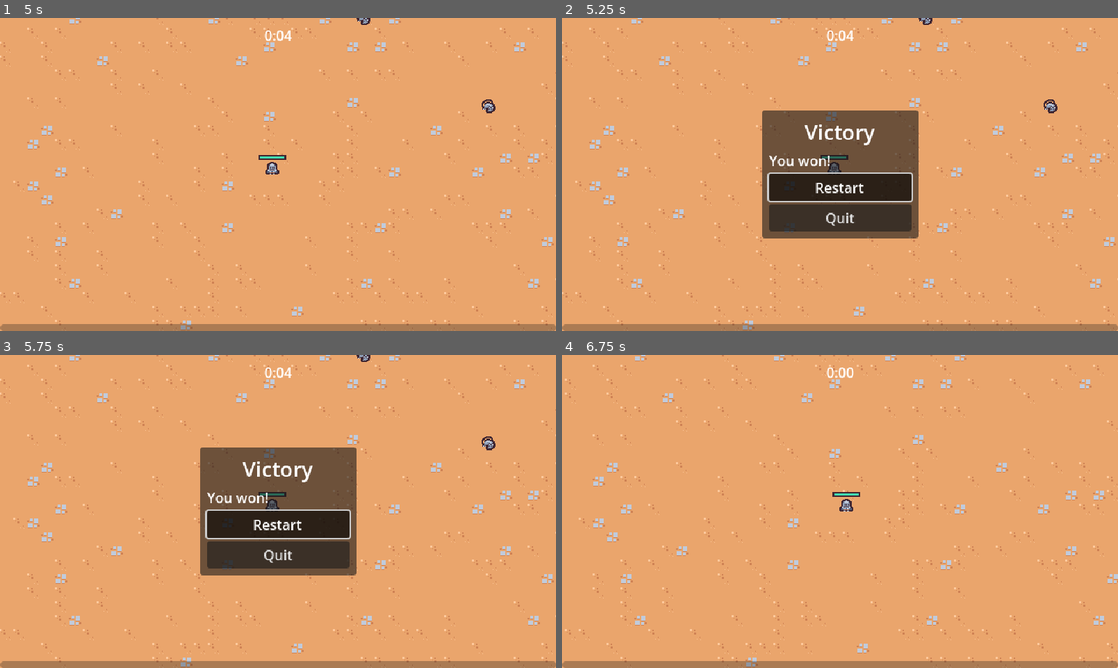
Above: before the commit, frames 1-4 (two rows, left to right).
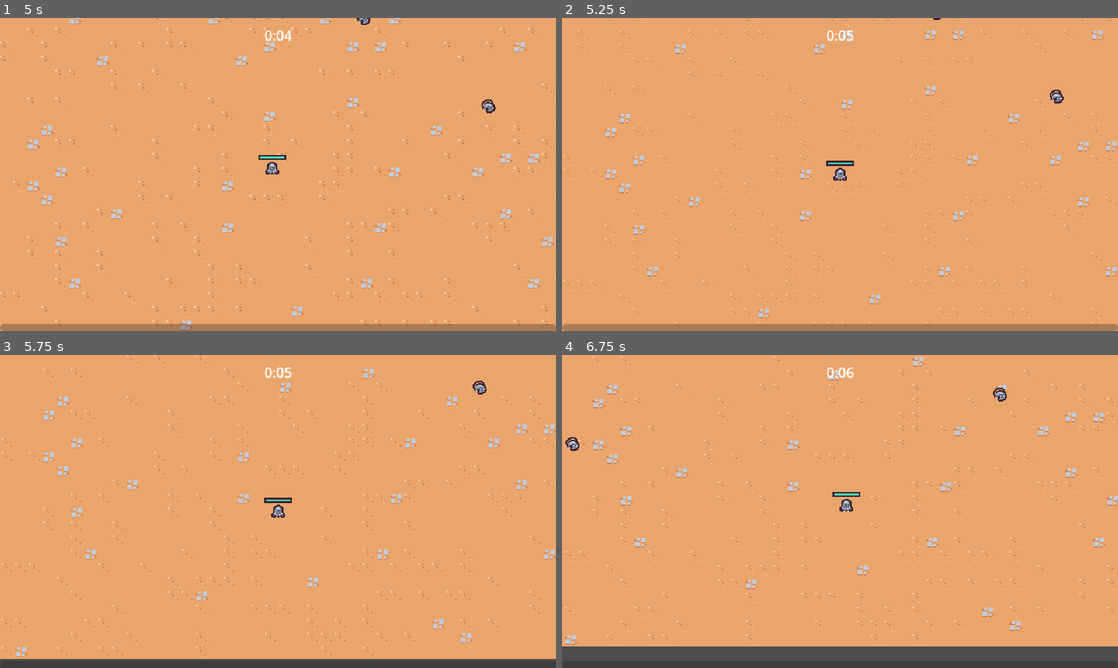
Above: after the commit, the same moments.

Repository: Ian-Ion/2d-survivors-course
Game: Godot game, scene res://scenes/main/main.tscn
The game is run twice, just before and just after one commit, with the same random seed, the same clock (stepped at 60 frames per second) and the same inputs.
Inputs (mouse positions are in pixels of both pictures, inside the frame that each line leads up to):
- Up to frame 1 (5 s): move the mouse to (400, 158) at 0.52 s; press the mouse at (400, 158) at 0.53 s; hold D (move_right) 0.53-1.28 s; move the mouse to (166, 190) at 1.27 s; release the mouse at (166, 190) at 1.28 s; hold S (move_down) 1.28-2.03 s; click (166, 190) at 1.35 s; move the mouse to (333, 105) at 2.02 s; press the mouse at (333, 105) at 2.03 s; hold D (move_right) 2.03-2.78 s; move the mouse to (250, 237) at 2.77 s; release the mouse at (250, 237) at 2.78 s; hold W (move_up) 2.78-3.53 s; click (250, 237) at 2.85 s; move the mouse to (444, 221) at 3.52 s; press the mouse at (444, 221) at 3.53 s; hold A (move_left) from 3.53 s (still down); move the mouse to (111, 127) at 4.27 s; release the mouse at (111, 127) at 4.28 s; click (111, 127) at 4.35 s
- Up to frame 2 (5.25 s): move the mouse to (867, 174) at 5.02 s; release A (move_left) at 5.03 s; press the mouse at (867, 174) at 5.03 s; hold S (move_down) from 5.03 s (still down)
- Up to frame 3 (5.75 s): keep holding S (move_down)
- Up to frame 4 (6.75 s): release S (move_down) at 5.75 s; release the mouse at (867, 511) at 5.75 s; click (840, 524) at 5.75 s, where only the run before the commit has a clickable "Restart"; move the mouse to (756, 433) at 6.52 s; hold D (move_right) from 6.53 s (still down); click (756, 433) at 6.6 s

Frame 1 is identical in both runs. In frame 2, 15% of the frame differs, in the area x 0-100%, y 0-100%; in frame 3, 18%; in frame 4, 11%.

Commit message:
Generify VictoryScreen as EndScreen

Diff:
--- /dev/null
+++ b/scenes/main/main.gd
@@ -0,0 +1,13 @@
+extends Node
+
+@export var end_screen_scene: PackedScene
+
+
+func _ready():
+	$"%Player".health_component.died.connect(on_player_died)
+
+
+func on_player_died():
+	var end_screen_instance = end_screen_scene.instantiate() as EndScreen
+	add_child(end_screen_instance)
+	end_screen_instance.set_defeat()
--- a/scenes/main/main.tscn
+++ b/scenes/main/main.tscn
@@ -1,16 +1,20 @@
-[gd_scene load_steps=10 format=4 uid="uid://c6q3wbxmht2ox"]
+[gd_scene load_steps=12 format=4 uid="uid://c6q3wbxmht2ox"]
 
 [ext_resource type="TileSet" uid="uid://crqs4dsym46lf" path="res://resources/tileset.tres" id="1_0ofmv"]
 [ext_resource type="PackedScene" uid="uid://ca7ti76008rx5" path="res://scenes/ui/arena_time_ui.tscn" id="1_feb07"]
 [ext_resource type="PackedScene" uid="uid://bci6wtfeyyq0k" path="res://scenes/game_object/game_camera/game_camera.tscn" id="1_jb45a"]
+[ext_resource type="Script" path="res://scenes/main/main.gd" id="1_jh8p4"]
 [ext_resource type="PackedScene" uid="uid://blunypxwo2aj6" path="res://scenes/manager/enemy_manager.tscn" id="1_llmcb"]
 [ext_resource type="PackedScene" uid="uid://vrhfp82ex7cn" path="res://scenes/game_object/player/player.tscn" id="1_ndkcf"]
 [ext_resource type="PackedScene" uid="uid://b2s2pr220lu1x" path="res://scenes/manager/arena_time_manager.tscn" id="2_40lpf"]
 [ext_resource type="PackedScene" uid="uid://bwdq5cl8u5tww" path="res://scenes/ui/experience_bar.tscn" id="2_eyi6e"]
+[ext_resource type="PackedScene" uid="uid://cxmwnajrj1lpg" path="res://scenes/ui/end_screen.tscn" id="2_vbuhb"]
 [ext_resource type="PackedScene" uid="uid://cow5gj7jqj6fn" path="res://scenes/manager/experience_manager.tscn" id="4_m17n5"]
 [ext_resource type="PackedScene" uid="uid://146qp0hkn4gk" path="res://scenes/manager/upgrade_manager.tscn" id="6_ychee"]
 
 [node name="Main" type="Node"]
+script = ExtResource("1_jh8p4")
+end_screen_scene = ExtResource("2_vbuhb")
 
 [node name="ArenaTimeUI" parent="." node_paths=PackedStringArray("arena_time_manager") instance=ExtResource("1_feb07")]
 arena_time_manager = NodePath("../ArenaTimeManager")
@@ -38,6 +42,7 @@
 y_sort_enabled = true
 
 [node name="Player" parent="Entities" instance=ExtResource("1_ndkcf")]
+unique_name_in_owner = true
 position = Vector2(368, 283)
 collision_layer = 0
 
--- a/scenes/manager/arena_time_manager.gd
+++ b/scenes/manager/arena_time_manager.gd
@@ -1,6 +1,6 @@
 extends Node
 
-@export var victory_screen_scene: PackedScene
+@export var end_screen_scene: PackedScene
 
 @onready var timer = $Timer
 
@@ -14,5 +14,5 @@
 
 
 func on_timer_timeout():
-	var victory_screen_instance = victory_screen_scene.instantiate()
-	add_child(victory_screen_instance)
+	var end_screen_instance = end_screen_scene.instantiate()
+	add_child(end_screen_instance)
--- a/scenes/manager/arena_time_manager.tscn
+++ b/scenes/manager/arena_time_manager.tscn
@@ -1,13 +1,13 @@
 [gd_scene load_steps=3 format=3 uid="uid://b2s2pr220lu1x"]
 
 [ext_resource type="Script" path="res://scenes/manager/arena_time_manager.gd" id="1_e6o1q"]
-[ext_resource type="PackedScene" uid="uid://cxmwnajrj1lpg" path="res://scenes/ui/victory_screen.tscn" id="2_ffcwf"]
+[ext_resource type="PackedScene" uid="uid://cxmwnajrj1lpg" path="res://scenes/ui/end_screen.tscn" id="2_ffcwf"]
 
 [node name="ArenaTimeManager" type="Node"]
 script = ExtResource("1_e6o1q")
-victory_screen_scene = ExtResource("2_ffcwf")
+end_screen_scene = ExtResource("2_ffcwf")
 
 [node name="Timer" type="Timer" parent="."]
-wait_time = 5.0
+wait_time = 60.0
 one_shot = true
 autostart = true
--- a/scenes/ui/victory_screen.gd
+++ b/scenes/ui/end_screen.gd
@@ -1,10 +1,16 @@
 extends CanvasLayer
+class_name EndScreen
 
 
 func _ready():
 	get_tree().paused = true
 	$"%RestartButton".pressed.connect(on_restart_button_pressed)
 	$"%QuitButton".pressed.connect(on_quit_button_pressed)
+
+
+func set_defeat():
+	$"%Title".text = "Defeat"
+	$"%Description".text = "You lost!"
 
 
 func on_restart_button_pressed():
--- a/scenes/ui/victory_screen.tscn
+++ b/scenes/ui/end_screen.tscn
@@ -1,10 +1,10 @@
 [gd_scene load_steps=2 format=3 uid="uid://cxmwnajrj1lpg"]
 
-[ext_resource type="Script" path="res://scenes/ui/victory_screen.gd" id="1_veulk"]
+[ext_resource type="Script" path="res://scenes/ui/end_screen.gd" id="1_mqm3w"]
 
-[node name="VictoryScreen" type="CanvasLayer"]
+[node name="EndScreen" type="CanvasLayer"]
 process_mode = 3
-script = ExtResource("1_veulk")
+script = ExtResource("1_mqm3w")
 
 [node name="MarginContainer" type="MarginContainer" parent="."]
 anchors_preset = 15
@@ -29,14 +29,16 @@
 [node name="VBoxContainer" type="VBoxContainer" parent="MarginContainer/PanelContainer/MarginContainer"]
 layout_mode = 2
 
-[node name="Label" type="Label" parent="MarginContainer/PanelContainer/MarginContainer/VBoxContainer"]
+[node name="Title" type="Label" parent="MarginContainer/PanelContainer/MarginContainer/VBoxContainer"]
+unique_name_in_owner = true
 layout_mode = 2
 theme_override_font_sizes/font_size = 24
 text = "Victory"
 horizontal_alignment = 1
 vertical_alignment = 1
 
-[node name="Label2" type="Label" parent="MarginContainer/PanelContainer/MarginContainer/VBoxContainer"]
+[node name="Description" type="Label" parent="MarginContainer/PanelContainer/MarginContainer/VBoxContainer"]
+unique_name_in_owner = true
 layout_mode = 2
 text = "You won!"
 
